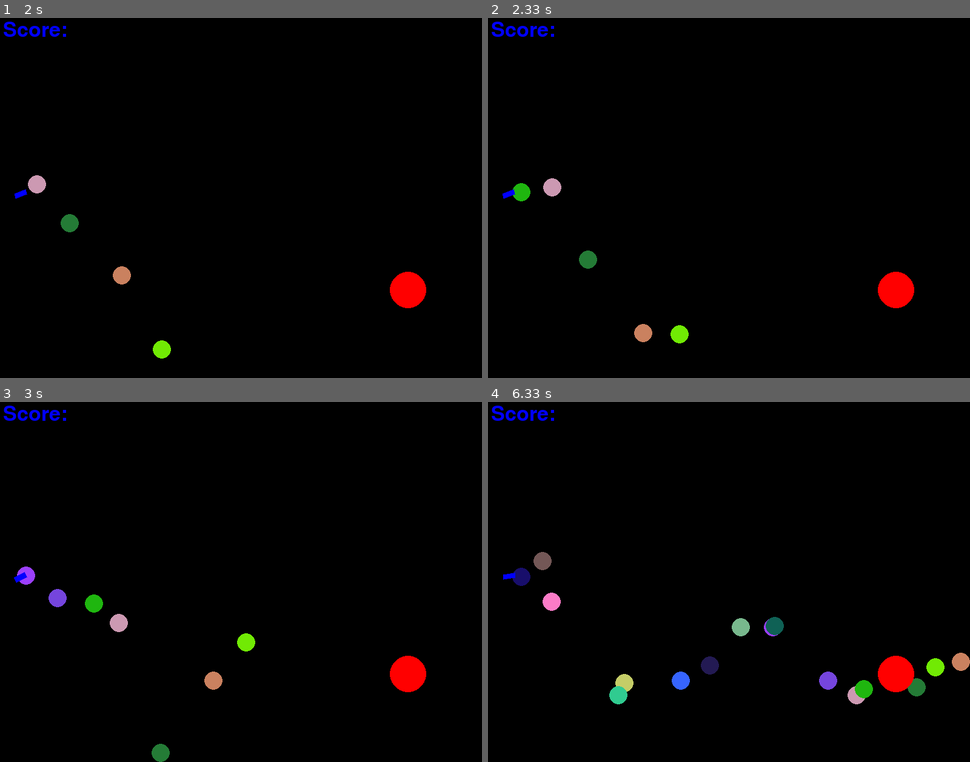
Above: before the commit, frames 1-4 (two rows, left to right).
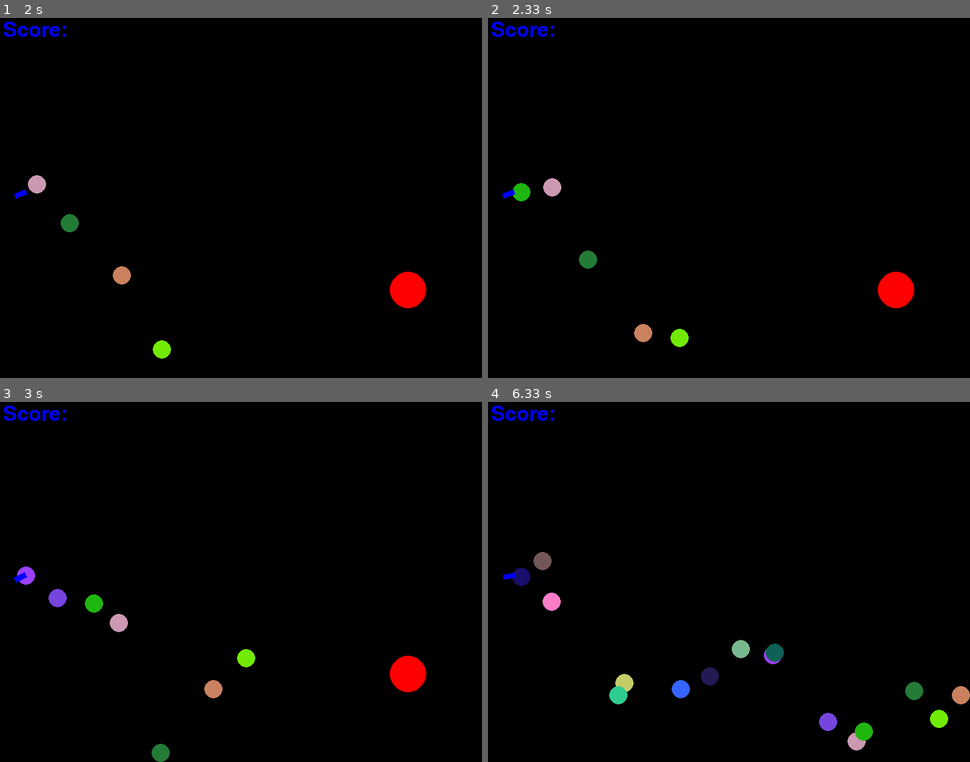
Above: after the commit, the same moments.

Repository: python-practice-b02-006/Kuzin
Game: pygame game, started from Gun/gun0.py
The game is run twice, just before and just after one commit, with the same random seed, the same clock (stepped at 60 frames per second) and the same inputs.
Inputs (mouse positions are in pixels of both pictures, inside the frame that each line leads up to):
- Up to frame 1 (2 s): click (241, 194) at 0.42 s; hold Up 0.67-1.13 s; click (395, 187) at 0.8 s; hold Down 1.17-1.47 s; click (125, 198) at 1.3 s; hold Up 1.5-1.87 s; click (91, 140) at 1.63 s; hold Down from 1.9 s (still down); move the mouse to (308, 68) at 1.93 s
- Up to frame 2 (2.33 s): click (796, 68) at 2.03 s; release Down at 2.27 s; hold Up from 2.3 s (still down)
- Up to frame 3 (3 s): click (294, 610) at 2.43 s; release Up at 2.6 s; hold Down 2.63-2.93 s; click (250, 459) at 2.77 s; hold Up from 2.97 s (still down)
- Up to frame 4 (6.33 s): click (555, 571) at 3.1 s; release Up at 3.33 s; hold Down 3.37-3.73 s; click (733, 618) at 3.5 s; hold Up 3.77-4.07 s; click (709, 517) at 3.9 s; hold Down 4.1-4.4 s; click (854, 636) at 4.23 s; hold Up 4.43-4.8 s; click (647, 459) at 4.57 s; hold Down 4.83-5.2 s; click (854, 549) at 4.97 s; hold Up 5.23-5.53 s; move the mouse to (541, 499) at 5.27 s; click (541, 499) at 5.37 s; hold Down 5.57-5.87 s; move the mouse to (902, 549) at 5.6 s; click (902, 549) at 5.7 s; hold Up 5.9-6.27 s; move the mouse to (830, 517) at 5.93 s; click (830, 517) at 6.03 s; hold Down from 6.3 s (still down)

Frame 1 is identical in both runs. In frame 2, less than 0.1% of the frame differs, in the area x 37-42%, y 85-92%; in frame 3, 0.4%; in frame 4, 3.1%, in the area x 38-100%, y 59-97%.

Commit message:
Added target and ball collision

Diff:
--- a/Gun/gun0.py
+++ b/Gun/gun0.py
@@ -79,7 +79,7 @@
                 self.coord[i] = SCREEN_SIZE[i] - self.rad
                 self.flip_vel(n[i])
 
-    def flip_vel(self, axis, coef_perp = 0.9, coef_par = .9):
+    def flip_vel(self, axis, coef_perp = 0.8, coef_par = .9):
         vel = np.array(self.vel)
         n = np.array(axis)
         n = n / np.linalg.norm(n)
@@ -134,6 +134,7 @@
         done = self.handle_events(events)
         self.move()
         self.draw(screen)
+        self.collide()
         return done
 
         #if len(self.targets) == 0 and len(self.balls) == 0:
@@ -163,6 +164,19 @@
             self.balls.pop(i)
         self.gun.move()
 
+    def collide(self):
+        collisions = []
+        targets_c = []
+        for i, ball in enumerate(self.balls):
+            for j, target in enumerate(self.targets):
+                if target.check_ball(ball):
+                    targets_c.append(j)
+        targets_c.sort()
+        for j in reversed(targets_c):
+            self.table.t_destr += 1
+            self.targets.pop(j)
+
+
     def handle_events(self, events):
         done = False
         for event in events:
